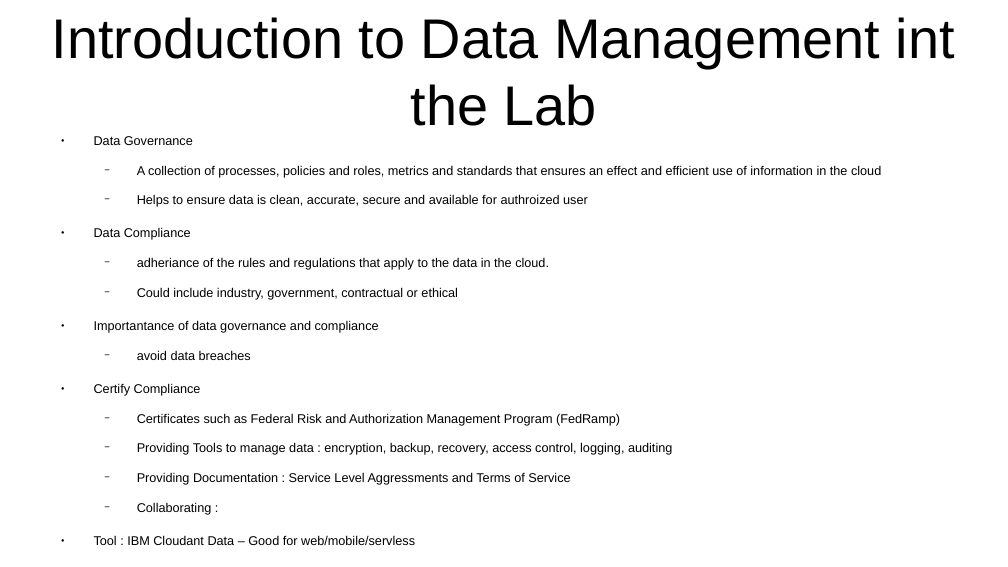
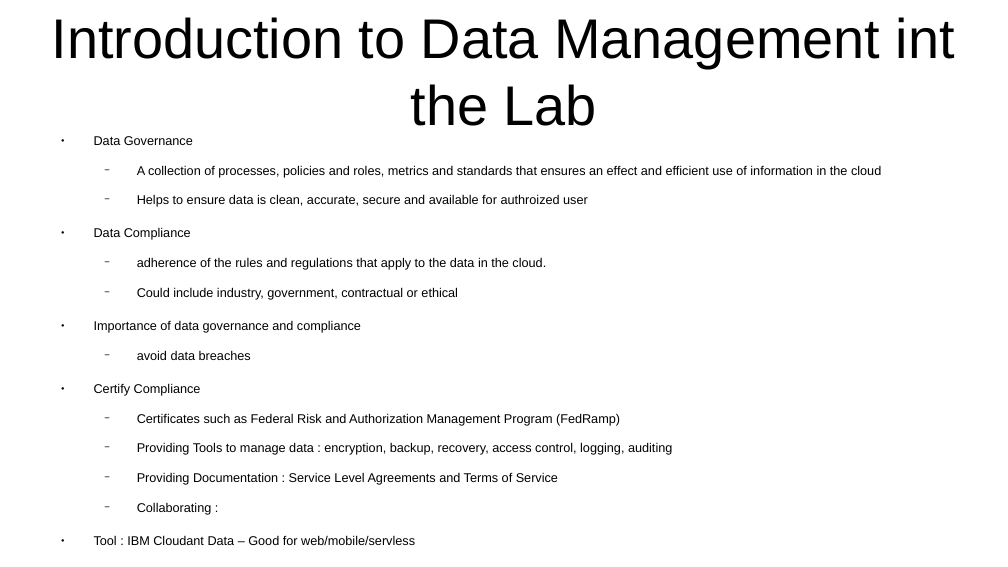
Before and after one commit to CharlesStockman/notesFromCourses, a slide deck: slide 84 of ibm/IBM -- Introduction to the Cloud.odp. Drawn at 1008x567 pixels with LibreOffice and Linux fonts; fonts in the diff are those of the drawing. Boxes give left, top, right and bottom in pixels: in the first picture for what was removed or moved away, otherwise in the second. Text is boxed around its words. In the diff, an @@ line names an element or a change of style, - is before the commit and + after.

```diff
--- a/ibm/IBM -- Introduction to the Cloud.odp
+++ b/ibm/IBM -- Introduction to the Cloud.odp
@@ text at bbox=[137, 257, 546, 270]: text changed @@
-  − adheriance of the rules and regulations that apply to the data in the cloud.
+  − adherence of the rules and regulations that apply to the data in the cloud.
@@ text at bbox=[94, 321, 361, 333]: text changed @@
-● Importantance of data governance and compliance
+● Importance of data governance and compliance
@@ text at bbox=[137, 472, 558, 485]: text changed @@
-  − Providing Documentation : Service Level Aggressments and Terms of Service
+  − Providing Documentation : Service Level Agreements and Terms of Service
```
Also in this commit, not shown: 26 other slides changed.
